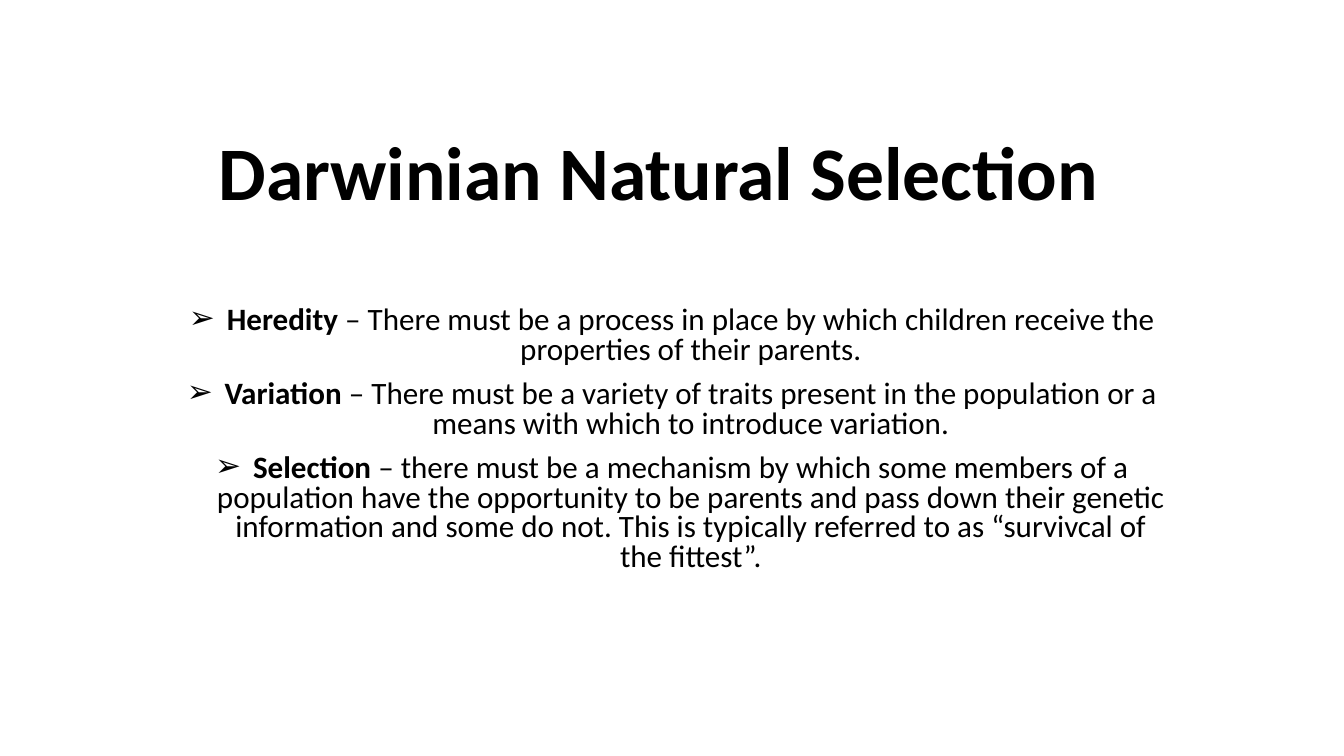
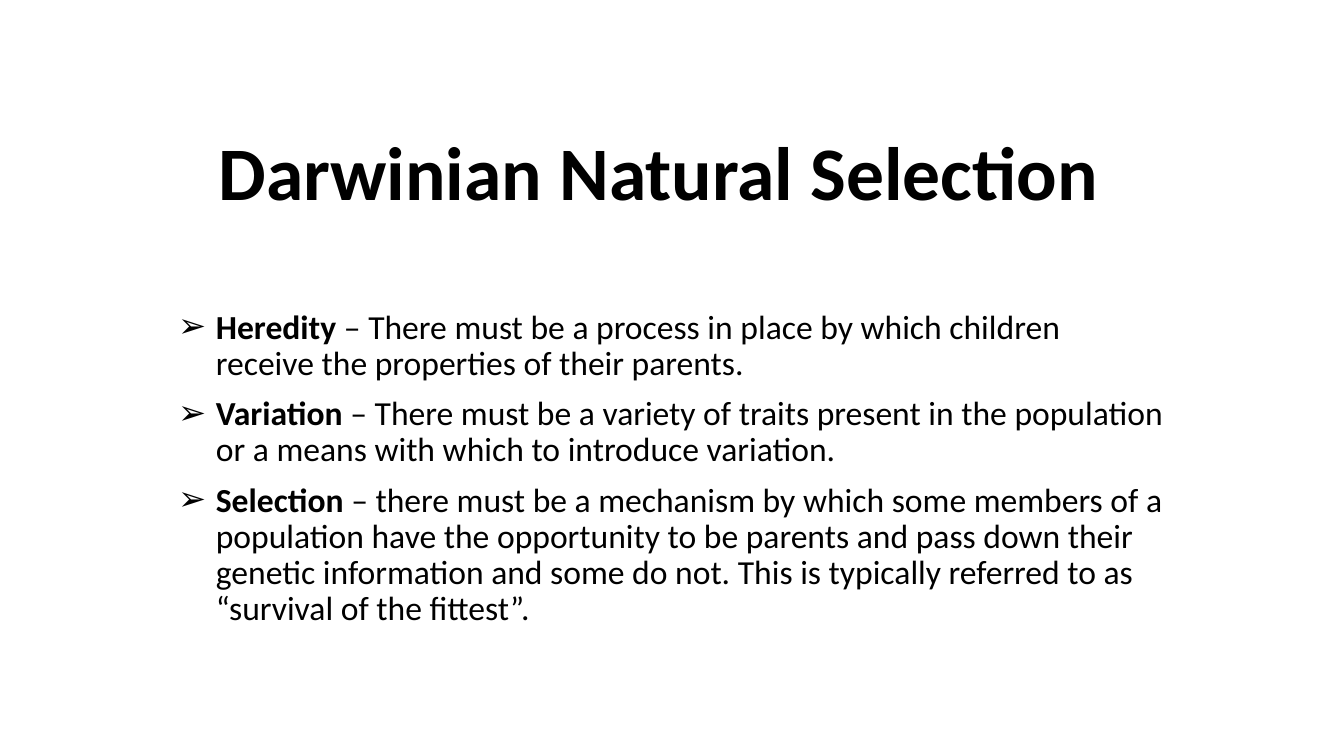
Before and after one commit to paczulapiotr/BIAI_TravelingSalesman, a slide deck: slide 4 of documentation/TravelingSalesman.pptx (slide 1 before the commit). Drawn at 1344x756 pixels with LibreOffice and Linux fonts; fonts in the diff are those of the drawing. Boxes give left, top, right and bottom in pixels: in the first picture for what was removed or moved away, otherwise in the second. Text is boxed around its words. In the diff, an @@ line names an element or a change of style, - is before the commit and + after.

Commit message:
Presentation update

```diff
--- a/documentation/TravelingSalesman.pptx
+++ b/documentation/TravelingSalesman.pptx
@@ subtitle at bbox=[216, 315, 1163, 462]: size 22.2 to 24 pt in "Heredity – There must be a process ...", "Variation – There must be a variety ..."; alignment centre to left; line spacing 0.8 to 0.9 @@
@@ subtitle at bbox=[216, 488, 1162, 621]: text changed; size 22.2 to 24 pt @@
-➢ Selection – there must be a mechanism by which some members of a population have the opportunity to be parents and pass down their genetic information and some do not. This is typically referred to as “survivcal of the fittest”.
+➢ Selection – there must be a mechanism by which some members of a population have the opportunity to be parents and pass down their genetic information and some do not. This is typically referred to as “survival of the fittest”.
```
Also in this commit, not shown: 7 slides added, 1 other file.
